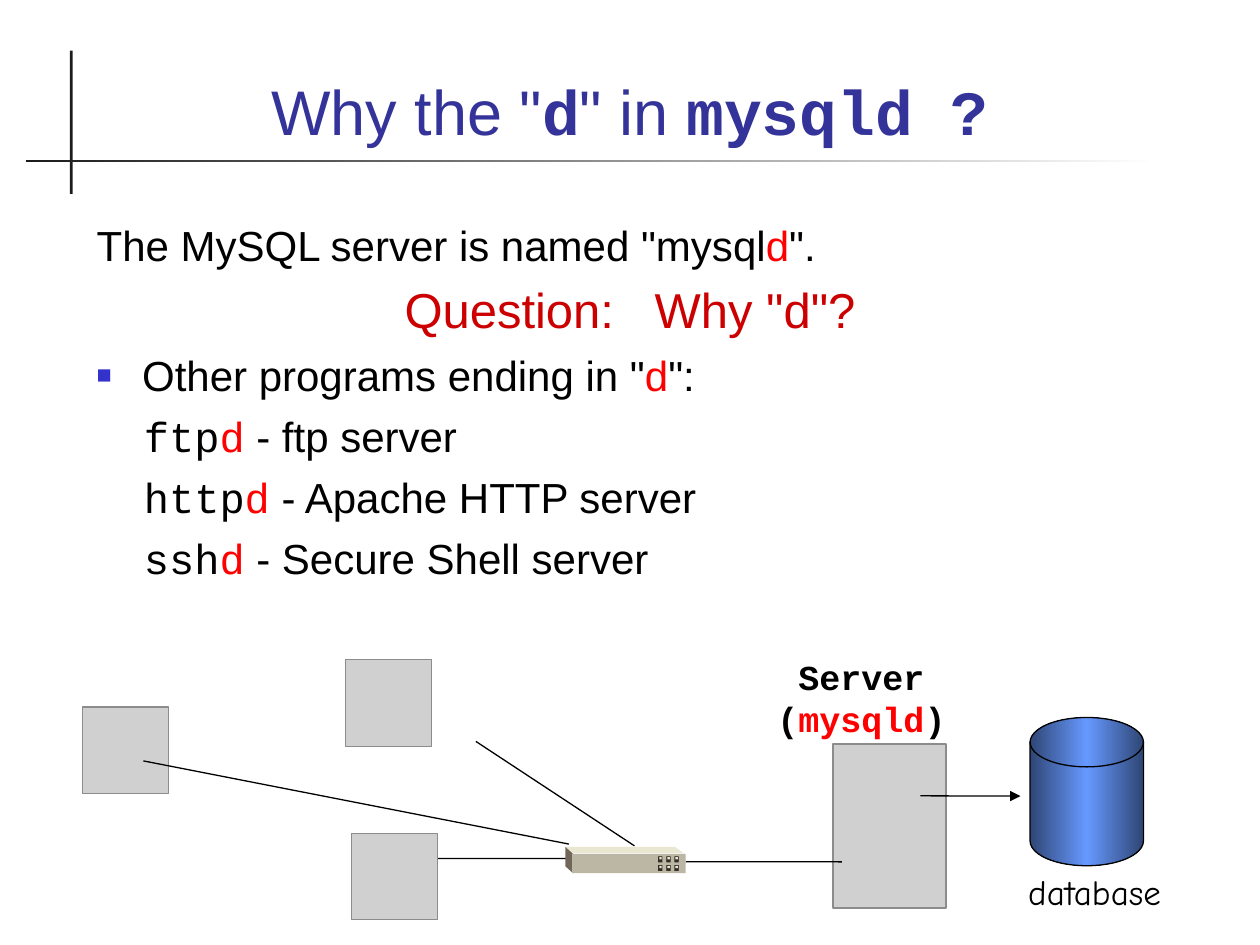
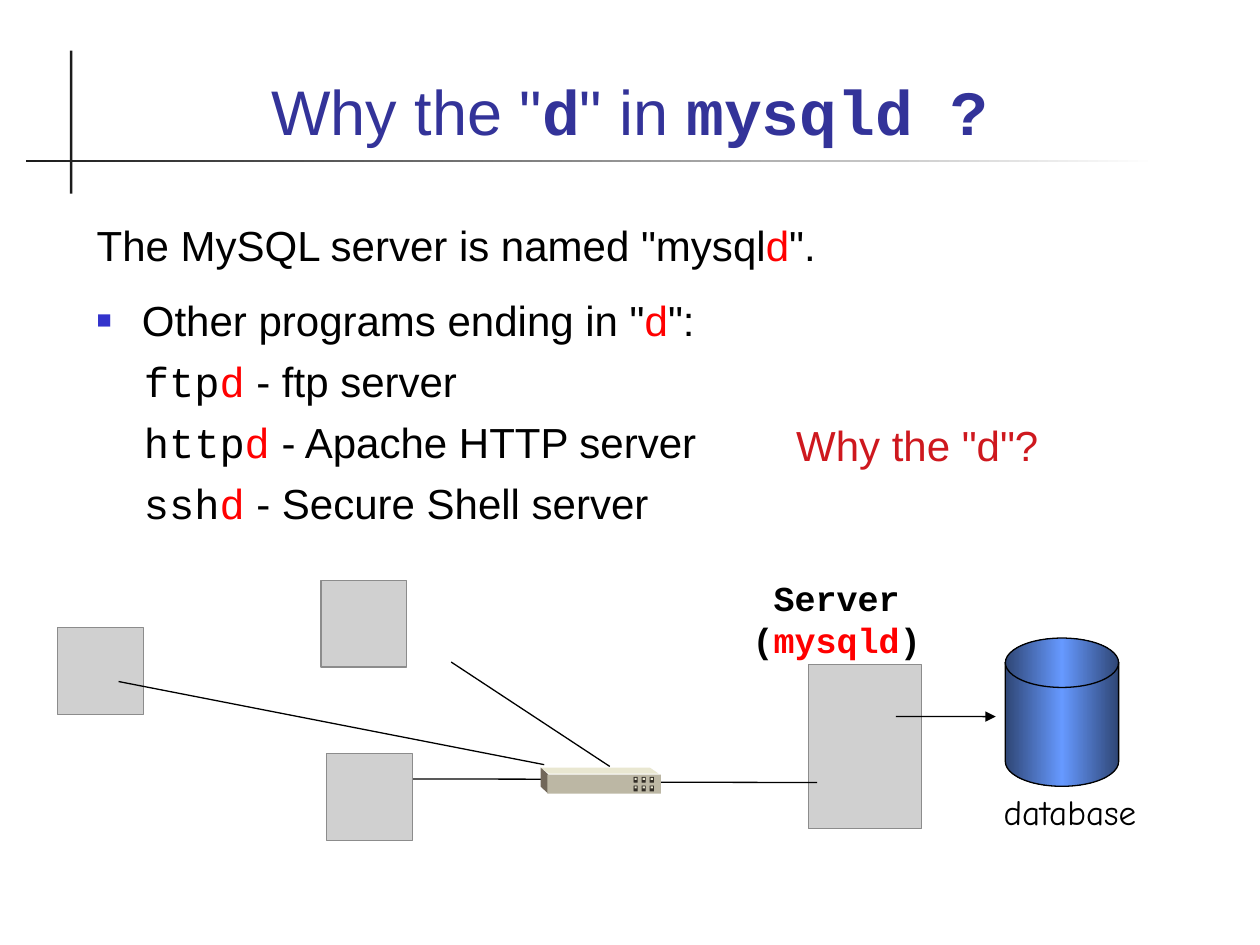
Before and after one commit to skeoop/skeoop.github.io, a slide deck: slide 19 of database/1-Database-Introduction.ppt (slide 16 before the commit). Drawn at 1260x945 pixels with LibreOffice and Linux fonts; fonts in the diff are those of the drawing; grey boxes stand for pictures. Boxes give left, top, right and bottom in pixels: in the first picture for what was removed or moved away, otherwise in the second. Text is boxed around its words. In the diff, an @@ line names an element or a change of style, - is before the commit and + after.

```diff
--- a/database/1-Database-Introduction.ppt
+++ b/database/1-Database-Introduction.ppt
@@ text at (405,292,855,338): paragraph removed @@
-Question: Why "d"?
@@ text at (142,305,695,344): more space between paragraphs @@
@@ text added at (796,430,1039,470), 24 pt, text #CE181E @@
+Why the "d"?
@@ rectangle: place and size @@
-rectangle at (675,858,678,859)
+rectangle at (634,777,636,779)
@@ rectangle: place and size @@
-rectangle at (674,866,678,872)
+rectangle at (634,777,636,782)
@@ rectangle: place and size @@
-rectangle at (675,866,678,868)
+rectangle at (635,777,638,780)
@@ rectangle added at (635,779,636,779), fill #322D26 @@
@@ rectangle: place and size @@
-rectangle at (675,857,678,858)
+rectangle at (643,777,645,779)
@@ 3 rectangles: place and size @@
-3 rectangles at (658,866,670,872)
+3 rectangles at (634,777,646,784)
@@ rectangle added at (643,779,644,779), fill #322D26 @@
@@ 6 rectangles, 4 pictures, 4 lines, 2 texts, 2 freeform shapes, 1 cylinder, 1 arrow: place and size @@
-6 rectangles, 4 pictures, 4 lines, 2 texts, 2 freeform shapes, 1 cylinder, 1 arrow at (82,660,1161,920)
+6 rectangles, 4 pictures, 4 lines, 2 texts, 2 freeform shapes, 1 cylinder, 1 arrow at (58,581,1137,840)
@@ rectangle: place and size @@
-rectangle at (658,857,662,863)
+rectangle at (650,777,654,784)
@@ rectangle: place and size @@
-rectangle at (668,857,670,858)
+rectangle at (650,777,653,779)
@@ rectangle: place and size @@
-rectangle at (659,866,662,868)
+rectangle at (650,777,653,780)
@@ rectangle: place and size @@
-rectangle at (675,866,678,867)
+rectangle at (651,779,653,779)
@@ rectangle: place and size @@
-rectangle at (675,857,679,862)
+rectangle at (634,786,638,791)
@@ rectangle: place and size @@
-rectangle at (667,866,670,872)
+rectangle at (634,786,636,791)
@@ rectangle: place and size @@
-rectangle at (675,857,678,859)
+rectangle at (635,786,638,789)
@@ rectangle: place and size @@
-rectangle at (668,866,670,867)
+rectangle at (635,786,636,788)
@@ rectangle: place and size @@
-rectangle at (659,866,663,871)
+rectangle at (641,786,645,791)
@@ rectangle: place and size @@
-rectangle at (659,858,662,859)
+rectangle at (643,786,645,788)
@@ rectangle: place and size @@
-rectangle at (667,857,670,862)
+rectangle at (643,786,646,791)
@@ rectangle: place and size @@
-rectangle at (668,857,670,859)
+rectangle at (643,786,645,789)
@@ 3 rectangles: place and size @@
-3 rectangles at (659,857,663,862)
+3 rectangles at (650,786,654,791)
@@ rectangle: place and size @@
-rectangle at (668,858,669,859)
+rectangle at (651,786,653,788)
```
Also in this commit, not shown: 8 other slides changed, 1 slide added, 7 other files.
